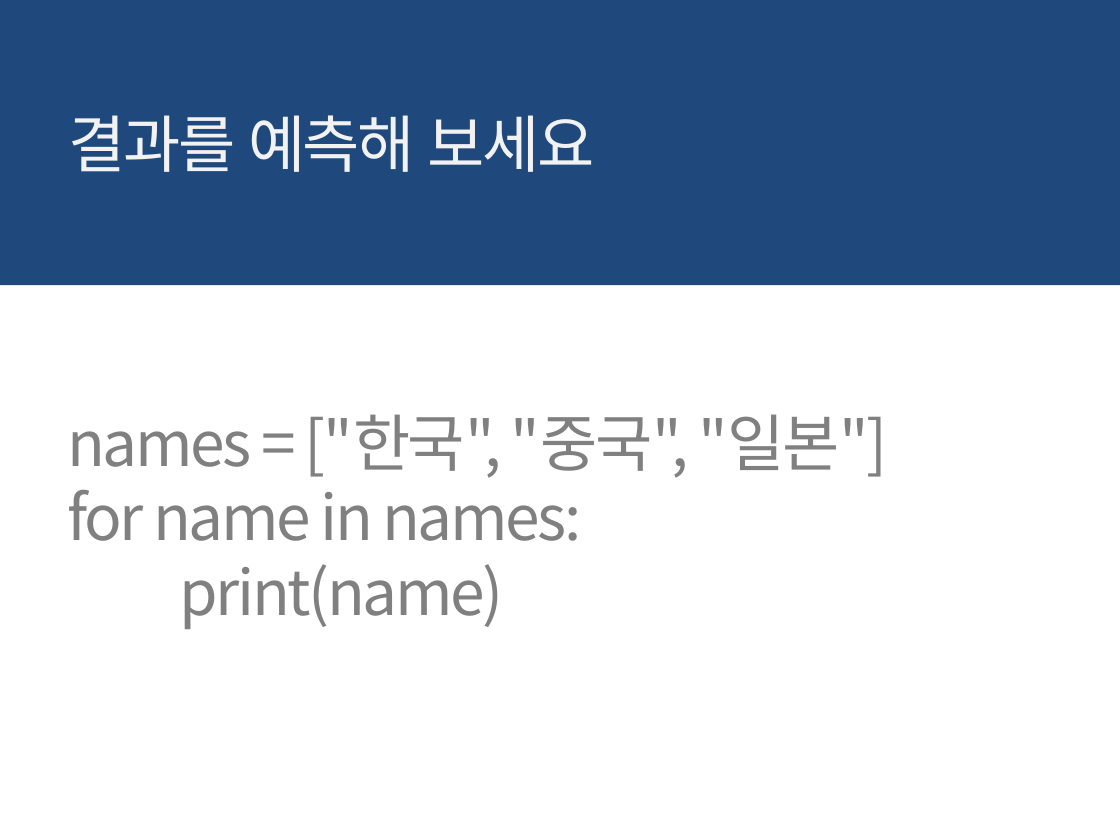
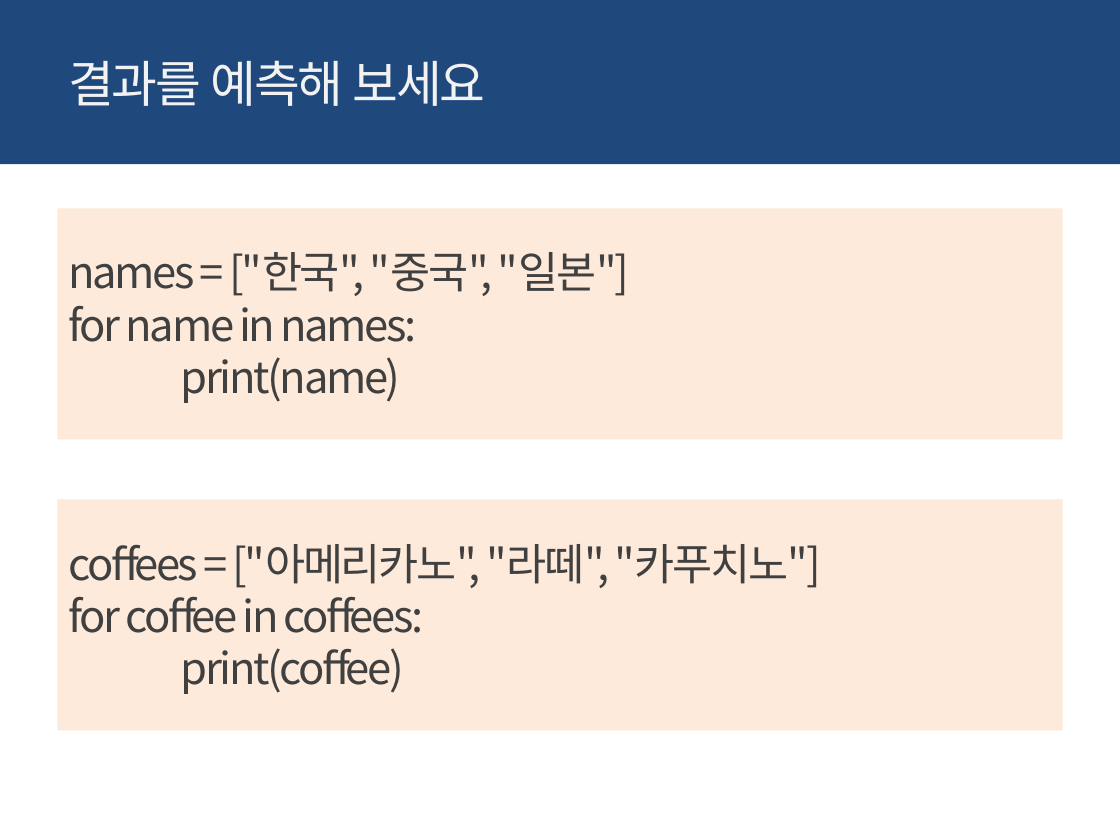
Before and after one commit to kwonkijun/python, a slide deck: slide 11 of 파이썬기초(PPT)/파이썬 기초 7강_반복문.pptx. Drawn at 1120x840 pixels with LibreOffice and Linux fonts; fonts in the diff are those of the drawing. Boxes give left, top, right and bottom in pixels: in the first picture for what was removed or moved away, otherwise in the second. Text is boxed around its words. In the diff, an @@ line names an element or a change of style, - is before the commit and + after.

```diff
--- a/파이썬기초(PPT)/파이썬 기초 7강_반복문.pptx
+++ b/파이썬기초(PPT)/파이썬 기초 7강_반복문.pptx
@@ rectangle: place and size @@
-rectangle at box(0, 0, 1120, 286)
+rectangle at box(0, 0, 1120, 165)
@@ text "결과를 예측해 보세요" at box(68, 60, 486, 106): size 40 to 32 pt @@
@@ rectangle "names = ["한국", "중국", "일본"]": place and size @@
-rectangle "names = ["한국", "중국", "일본"]" at box(67, 414, 888, 629)
+rectangle "names = ["한국", "중국", "일본"]" at box(57, 208, 1063, 439)
@@ rectangle "names = ["한국", "중국", "일본"]" at box(57, 208, 1063, 439): size 40 to 28 pt, text colour #808080 to #404040; fill none to #FDEADA @@
@@ rectangle added at box(57, 500, 1063, 730), fill #FDEADA, 28 pt, text #404040 @@
+coffees = ["아메리카노", "라떼", "카푸치노"]
+for coffee in coffees:
+print(coffee)
```
Also in this commit, not shown: 18 other slides changed, 39 other files.
